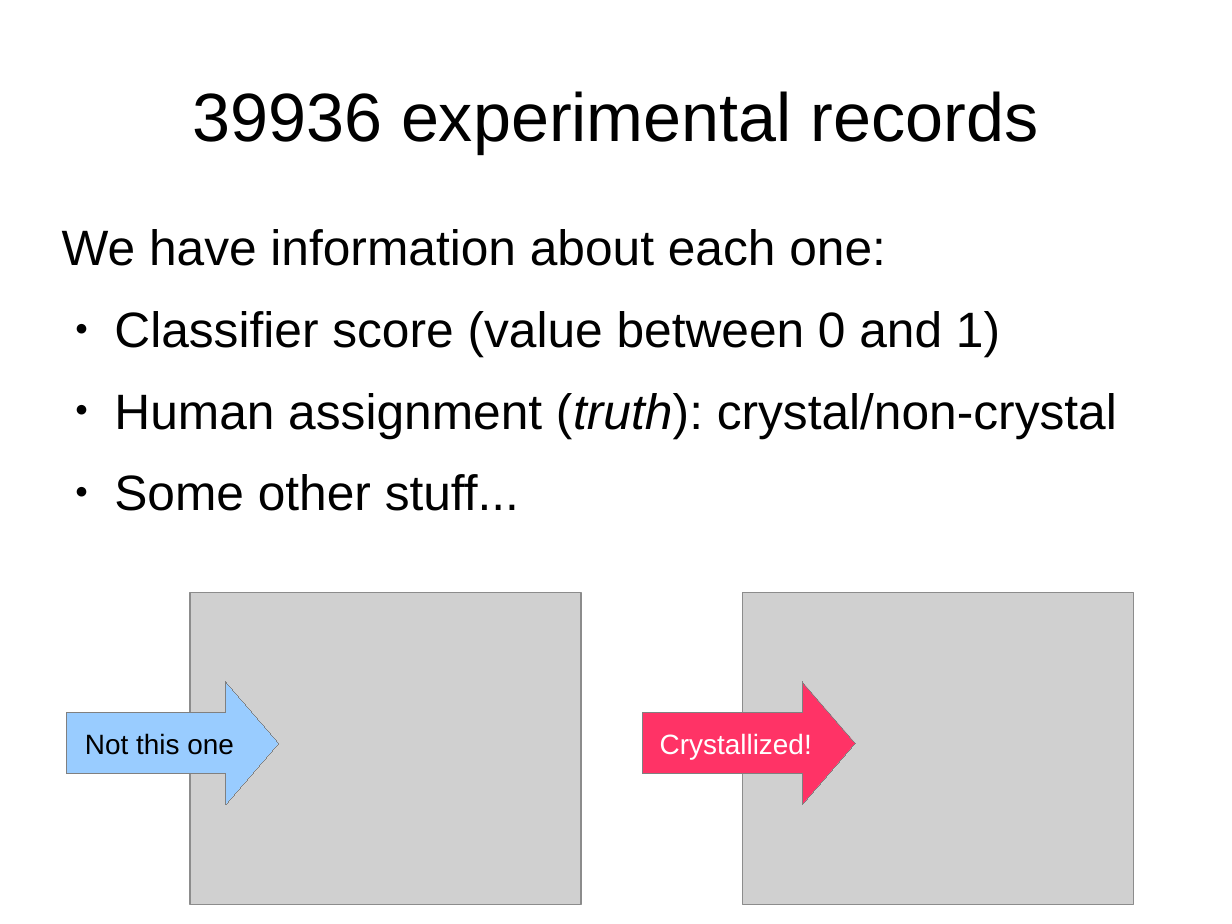
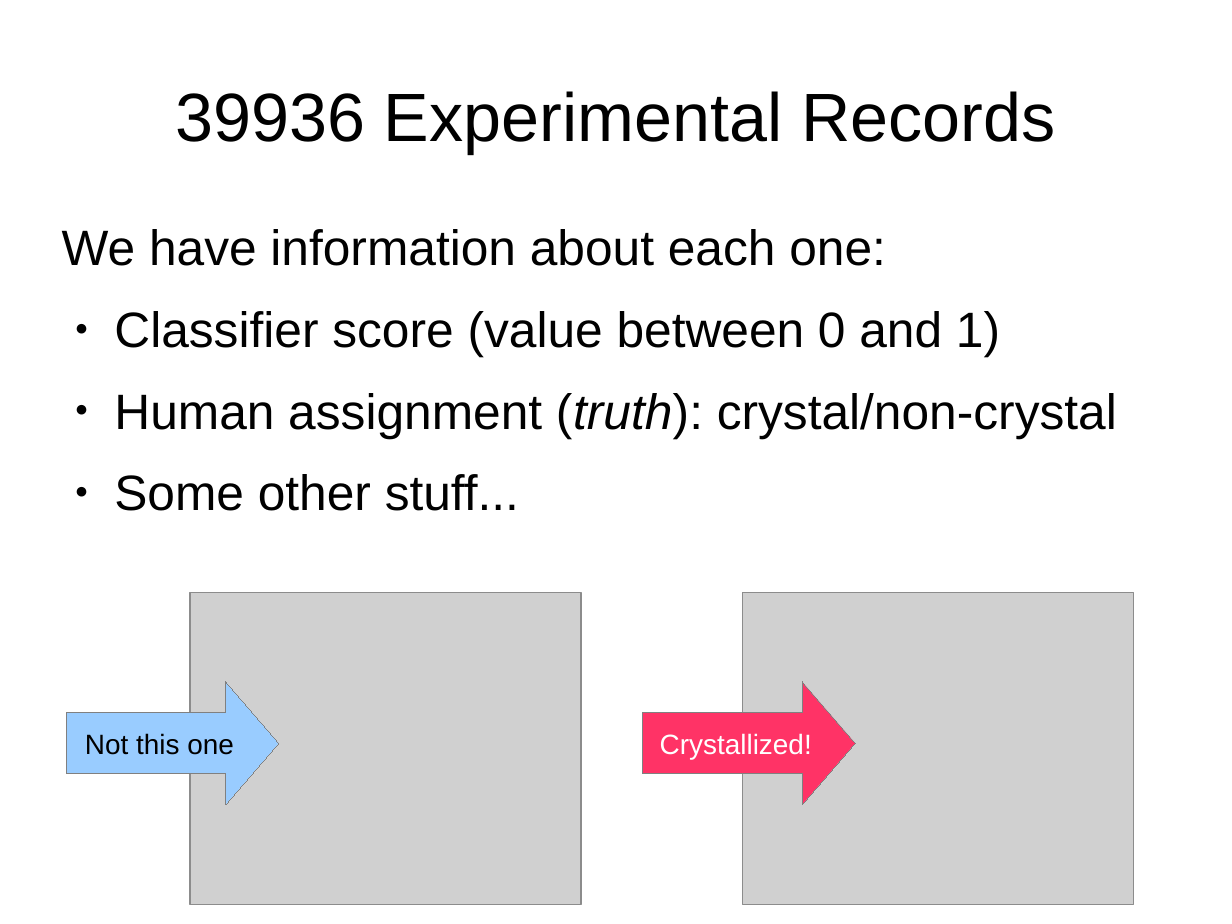
Before and after one commit to ubccr/hsws, a slide deck: slide 13 of slides/project-intro.odp. Drawn at 1232x924 pixels with LibreOffice and Linux fonts; fonts in the diff are those of the drawing; grey boxes stand for pictures. Boxes give left, top, right and bottom in pixels: in the first picture for what was removed or moved away, otherwise in the second. Text is boxed around its words. In the diff, an @@ line names an element or a change of style, - is before the commit and + after.

```diff
--- a/slides/project-intro.odp
+++ b/slides/project-intro.odp
@@ title at (175, 91, 1055, 153): text changed @@
-39936 experimental records
+39936 Experimental Records
```
Also in this commit, not shown: 13 other slides changed, 5 other files.
